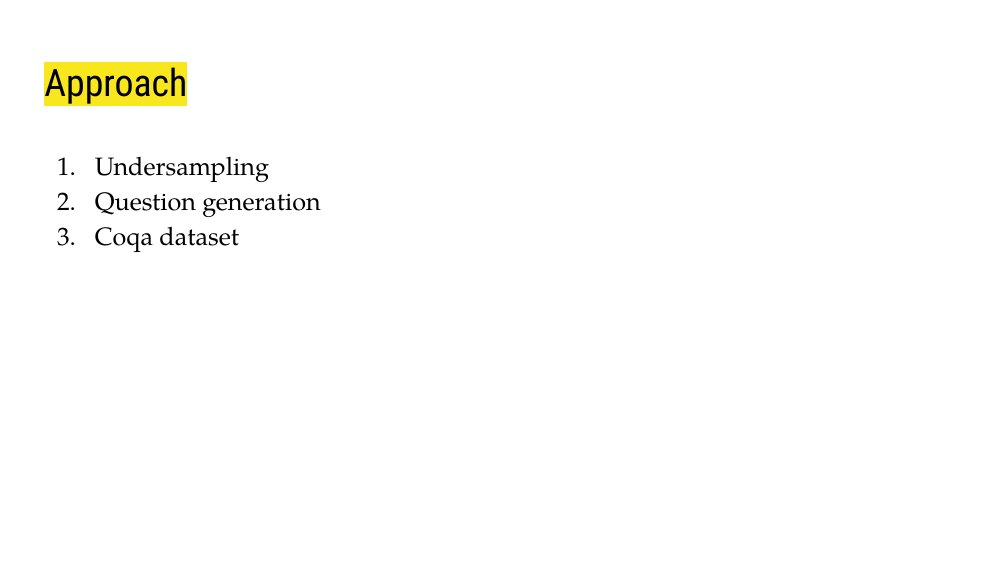
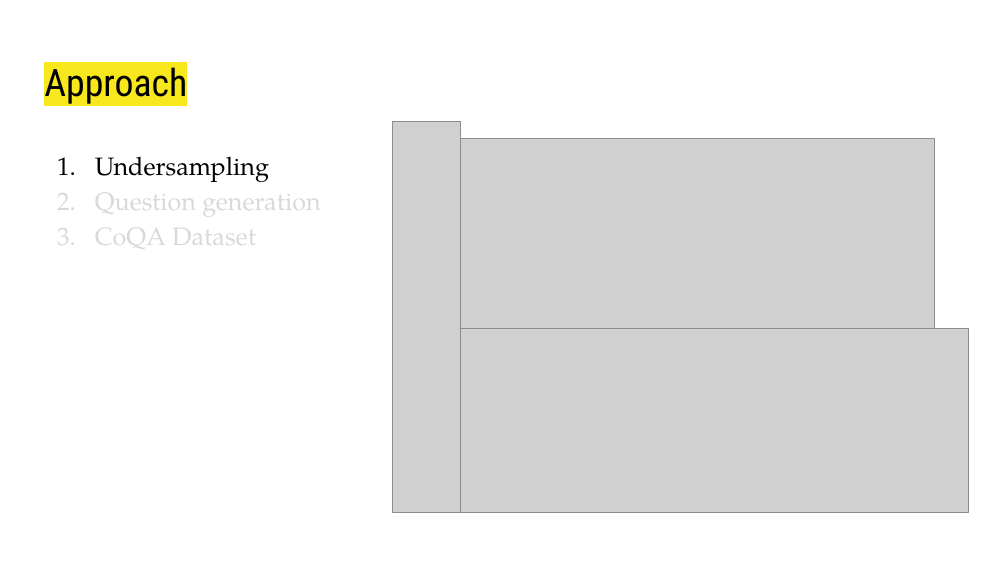
Before and after one commit to g-gagan/Advanced_NLP_Project, a slide deck: slide 6 of CS769 Presentation.pptx (slide 5 before the commit). Drawn at 1008x567 pixels with LibreOffice and Linux fonts; fonts in the diff are those of the drawing; grey boxes stand for pictures. Boxes give left, top, right and bottom in pixels: in the first picture for what was removed or moved away, otherwise in the second. Text is boxed around its words. In the diff, an @@ line names an element or a change of style, - is before the commit and + after.

```diff
--- a/CS769 Presentation.pptx
+++ b/CS769 Presentation.pptx
@@ picture added at (x1=392, y1=122, x2=461, y2=513) @@
@@ picture added at (x1=457, y1=139, x2=934, y2=330) @@
@@ text at (x1=95, y1=180, x2=320, y2=221): text colour #000000 to #D9D9D9 in "Question generation"; bullet colour #000000 to #D9D9D9 @@
@@ text at (x1=95, y1=215, x2=256, y2=256): text changed; text colour #000000 to #D9D9D9 @@
-3. Coqa dataset
+3. CoQA Dataset
@@ picture added at (x1=457, y1=329, x2=969, y2=512) @@
```
Also in this commit, not shown: 2 other slides changed, 3 slides added.
